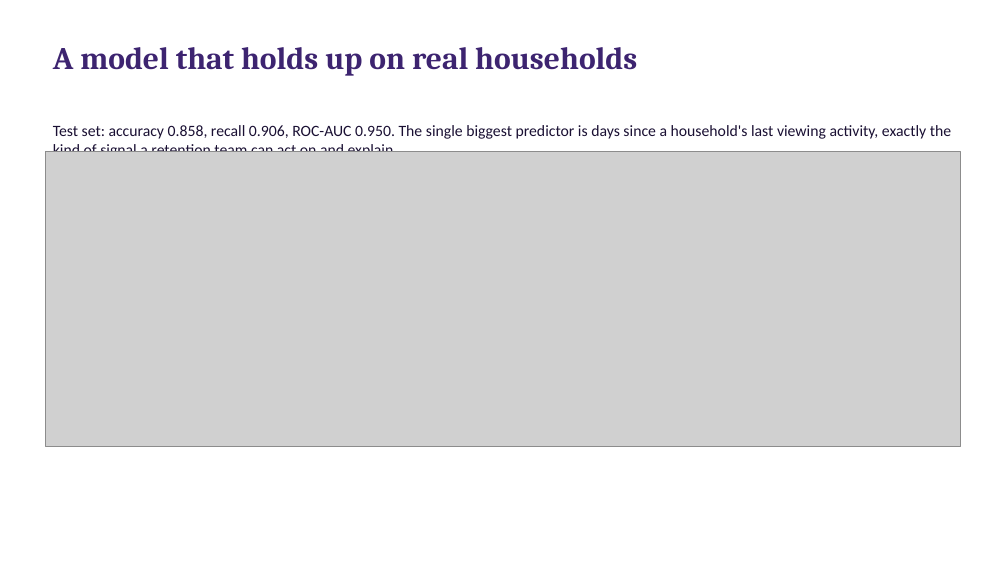
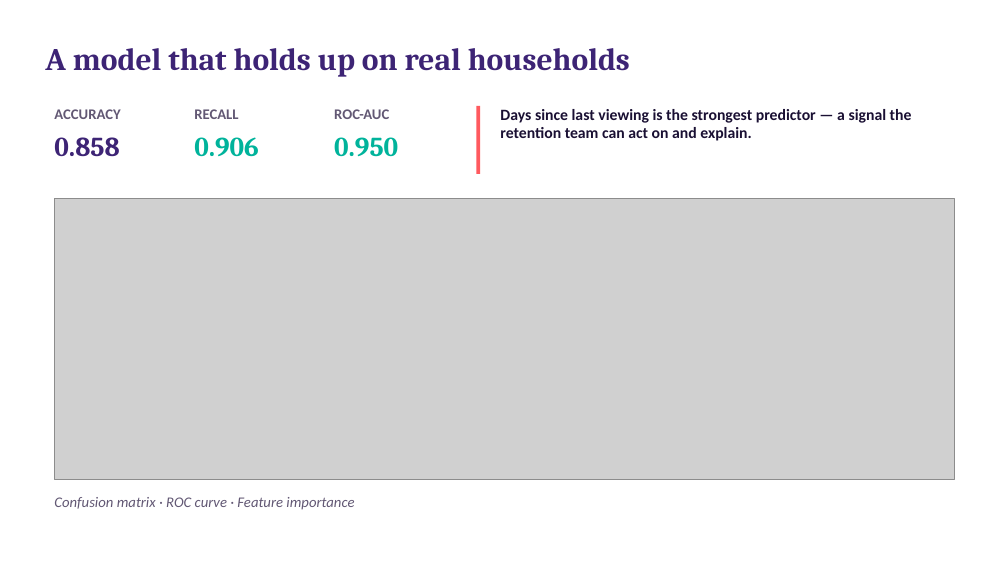
Before and after one commit to SandileJ/CAP182_SS1_SS2, a slide deck: slide 11 of SS3_PartC_Presentation.pptx. Drawn at 1008x567 pixels with LibreOffice and Linux fonts; fonts in the diff are those of the drawing; grey boxes stand for pictures. Boxes give left, top, right and bottom in pixels: in the first picture for what was removed or moved away, otherwise in the second. Text is boxed around its words. In the diff, an @@ line names an element or a change of style, - is before the commit and + after.

Commit message:
Finalize SS3 Part C slide deck layout
Manual layout and structure touch-ups in PowerPoint.

```diff
--- a/SS3_PartC_Presentation.pptx
+++ b/SS3_PartC_Presentation.pptx
@@ title "A model that holds up ..." at [45, 48, 630, 77]: text colour #3D2470 to #3D2475; vertical alignment top to middle @@
@@ text added at [54, 109, 120, 119], 14 pt, text #625874, bold @@
+ACCURACY
@@ text added at [194, 109, 238, 119], 14 pt, text #625874, bold @@
+RECALL
@@ text added at [334, 109, 389, 119], 14 pt, text #625874, bold @@
+ROC-AUC
@@ rectangle added at [476, 106, 480, 174], fill #FF5A5F @@
@@ text at [500, 109, 912, 141]: text changed; bold on @@
-Test set: accuracy 0.858, recall 0.906, ROC-AUC 0.950. The single biggest predictor is days since a household's last viewing activity, exactly the kind of signal a retention team can act on and explain.
+Days since last viewing is the strongest predictor — a signal the retention team can act on and explain.
@@ text added at [54, 137, 119, 157], 26 pt, text #3D2475, bold @@
+0.858
@@ text added at [194, 137, 259, 157], 26 pt, text #00B39B, bold @@
+0.906
@@ text added at [334, 137, 398, 157], 26 pt, text #00B39B, bold @@
+0.950
@@ picture: place and size @@
-picture at [45, 151, 960, 446]
+picture at [54, 198, 954, 479]
@@ text added at [54, 497, 354, 510], 14 pt, text #625874, italic @@
+Confusion matrix · ROC curve · Feature importance
```
Also in this commit, not shown: 14 other slides changed.
